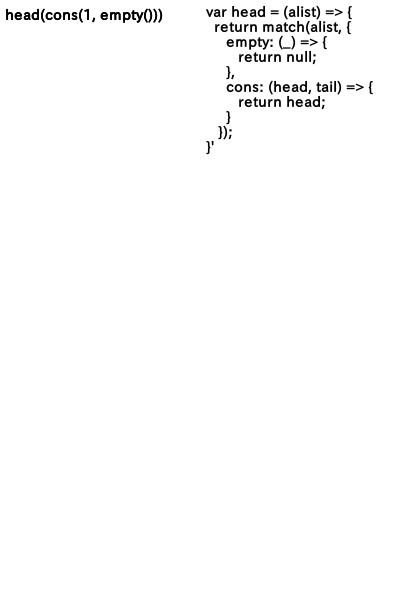
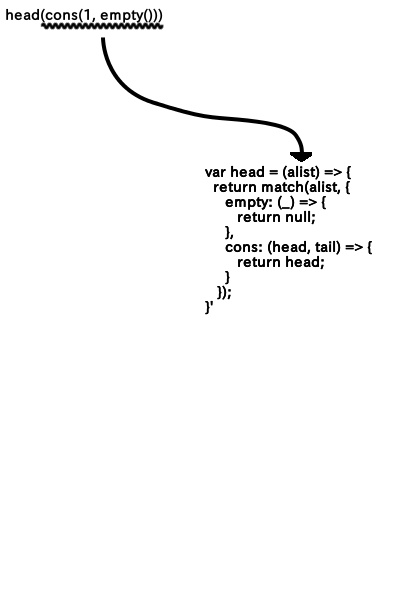
Revision of a layered 400×600 image; what changed, layer by layer:
removed layer "head関数" over [6, 5, 373, 155]
added layer "sine wave コピー" above "sine wave" over [6, 8, 372, 315]
hid "head(cons(1, empty()))" over [6, 8, 163, 23]
